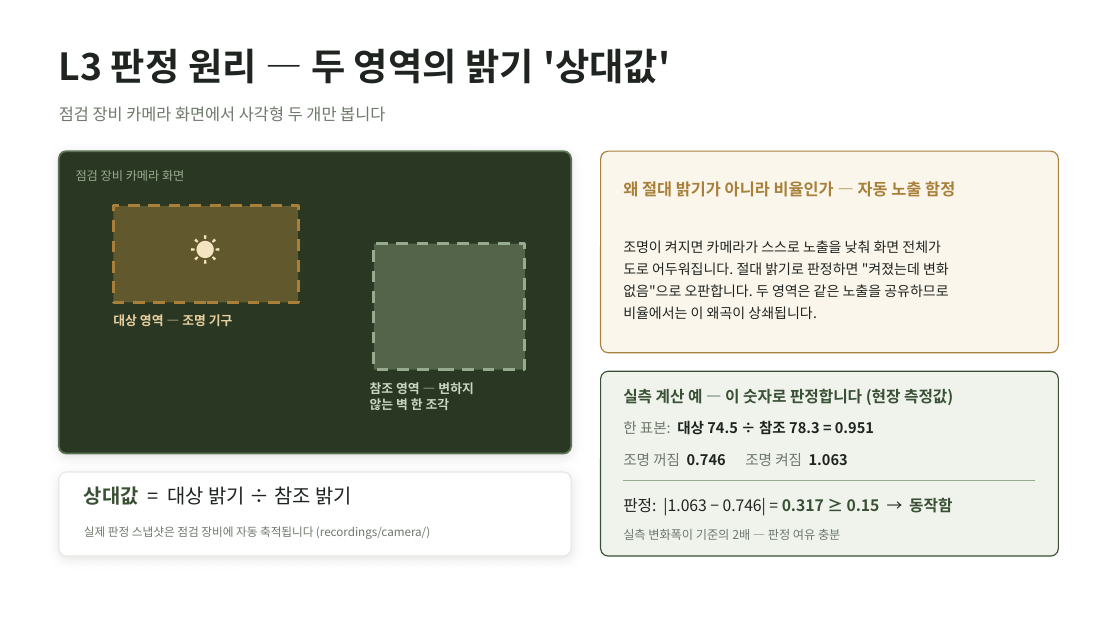
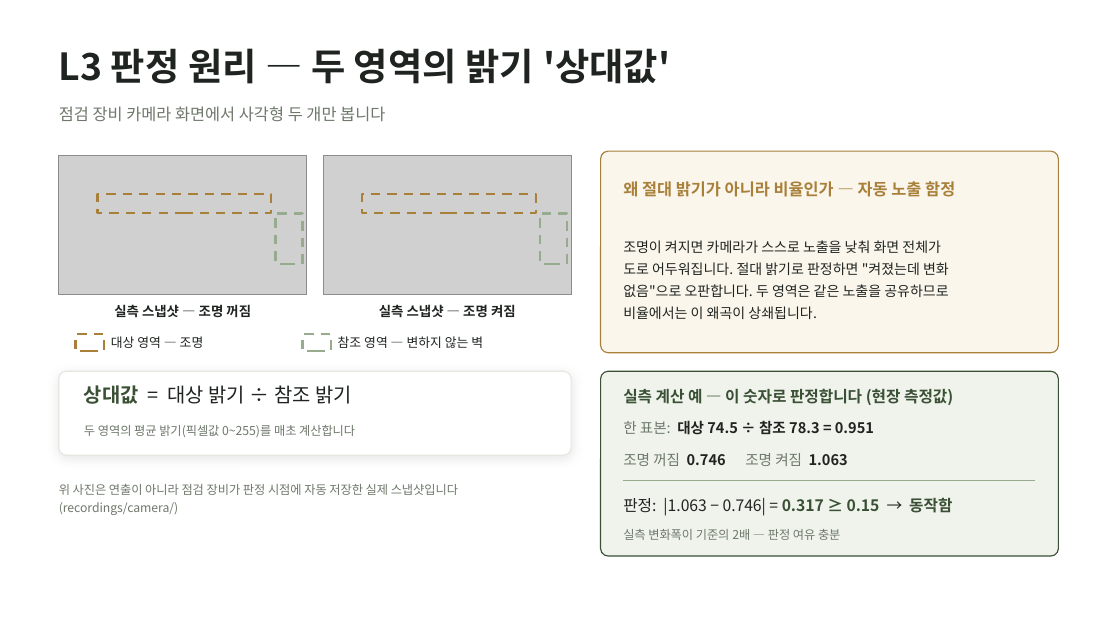
Before and after one commit to wonseok0415/wonseok-lab, a slide deck: slide 17 of thinqreal/fieldcheck/FieldCheck_진행보고_20260805.pptx. Drawn at 1120x630 pixels with LibreOffice and Linux fonts; fonts in the diff are those of the drawing; grey boxes stand for pictures. Boxes give left, top, right and bottom in pixels: in the first picture for what was removed or moved away, otherwise in the second. Text is boxed around its words. In the diff, an @@ line names an element or a change of style, - is before the commit and + after.

```diff
--- a/thinqreal/fieldcheck/FieldCheck_진행보고_20260805.pptx
+++ b/thinqreal/fieldcheck/FieldCheck_진행보고_20260805.pptx
@@ rounded rectangle removed at bbox=[59, 151, 571, 454] @@
@@ picture added at bbox=[59, 155, 307, 295] @@
@@ text removed at bbox=[76, 170, 184, 181] @@
-점검 장비 카메라 화면
@@ picture added at bbox=[323, 155, 571, 295] @@
@@ rectangle: place and size @@
-rectangle at bbox=[113, 206, 298, 302]
+rectangle at bbox=[97, 194, 271, 213]
@@ rectangle at bbox=[97, 194, 271, 213]: fill #A8803A at 45% opacity to none; outline #A8803A 2.5 pt dashed to #A8803A 2 pt dashed @@
@@ rectangle added at bbox=[362, 194, 536, 213], outline #A8803A 2 pt dashed @@
@@ text removed at bbox=[176, 220, 235, 279] @@
-☀
@@ rectangle added at bbox=[276, 213, 302, 264], outline #97AC8E 2 pt dashed @@
@@ rectangle added at bbox=[540, 213, 567, 264], outline #97AC8E 2 pt dashed @@
@@ rectangle removed at bbox=[374, 244, 525, 370] @@
@@ text added at bbox=[114, 304, 251, 317], 11.5 pt, text #1F2420, bold @@
+실측 스냅샷 — 조명 꺼짐
@@ text added at bbox=[379, 304, 516, 317], 11.5 pt, text #1F2420, bold @@
+실측 스냅샷 — 조명 켜짐
@@ rectangle added at bbox=[76, 334, 104, 351], outline #A8803A 2 pt dashed @@
@@ text at bbox=[111, 336, 204, 348]: text changed; text colour #E8CF9E to #1F2420; bold off @@
-대상 영역 — 조명 기구
+대상 영역 — 조명
@@ rectangle added at bbox=[302, 334, 331, 351], outline #97AC8E 2 pt dashed @@
@@ text at bbox=[338, 336, 483, 348]: text changed; text colour #C9D6C2 to #1F2420; bold off @@
-참조 영역 — 변하지
-않는 벽 한 조각
+참조 영역 — 변하지 않는 벽
@@ rounded rectangle: place and size @@
-rounded rectangle at bbox=[59, 472, 571, 556]
+rounded rectangle at bbox=[59, 371, 571, 455]
@@ text "상대값 = 대상 밝기 ÷ ...": place and size @@
-text "상대값 = 대상 밝기 ÷ ..." at bbox=[84, 486, 352, 505]
+text "상대값 = 대상 밝기 ÷ ..." at bbox=[84, 385, 352, 404]
@@ text added at bbox=[84, 425, 355, 437], 10.5 pt, text #6E786B @@
+두 영역의 평균 밝기(픽셀값 0~255)를 매초 계산합니다
@@ text at bbox=[59, 484, 458, 515]: text changed; size 10 to 10.5 pt @@
-실제 판정 스냅샷은 점검 장비에 자동 축적됩니다 (recordings/camera/)
+위 사진은 연출이 아니라 점검 장비가 판정 시점에 자동 저장한 실제 스냅샷입니다 (recordings/camera/)
```
Also in this commit, not shown: 2 other files.
